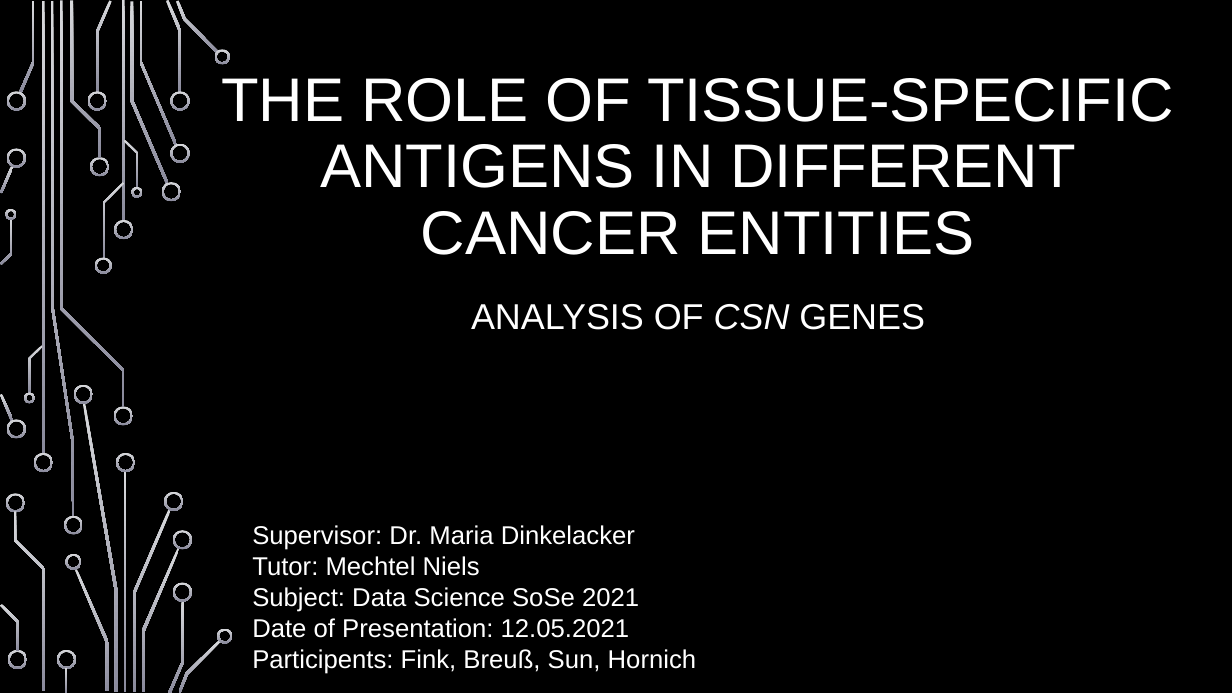
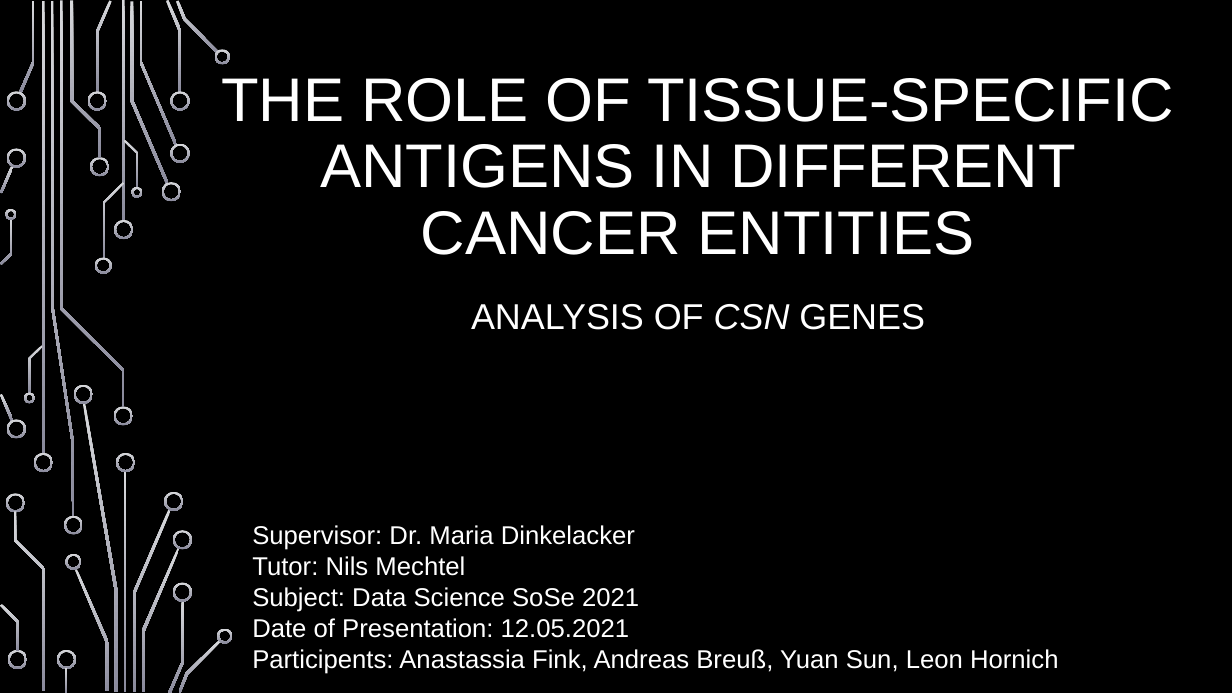
Before and after one commit to datascience-mobi/2021-topic-02-team-02, a slide deck: slide 1 of DataAnalysis Project Proposal.pptx. Drawn at 1232x693 pixels with LibreOffice and Linux fonts; fonts in the diff are those of the drawing; background and template pictures are left out. Boxes give left, top, right and bottom in pixels: in the first picture for what was removed or moved away, otherwise in the second. Text is boxed around its words. In the diff, an @@ line names an element or a change of style, - is before the commit and + after.

```diff
--- a/DataAnalysis Project Proposal.pptx
+++ b/DataAnalysis Project Proposal.pptx
@@ text at [252,556,465,576]: text changed @@
-Tutor: Mechtel Niels
+Tutor: Nils Mechtel
@@ text at [252,649,1059,674]: text changed @@
-Participents: Fink, Breuß, Sun, Hornich
+Participents: Anastassia Fink, Andreas Breuß, Yuan Sun, Leon Hornich
```
Also in this commit, not shown: 2 other slides changed.
